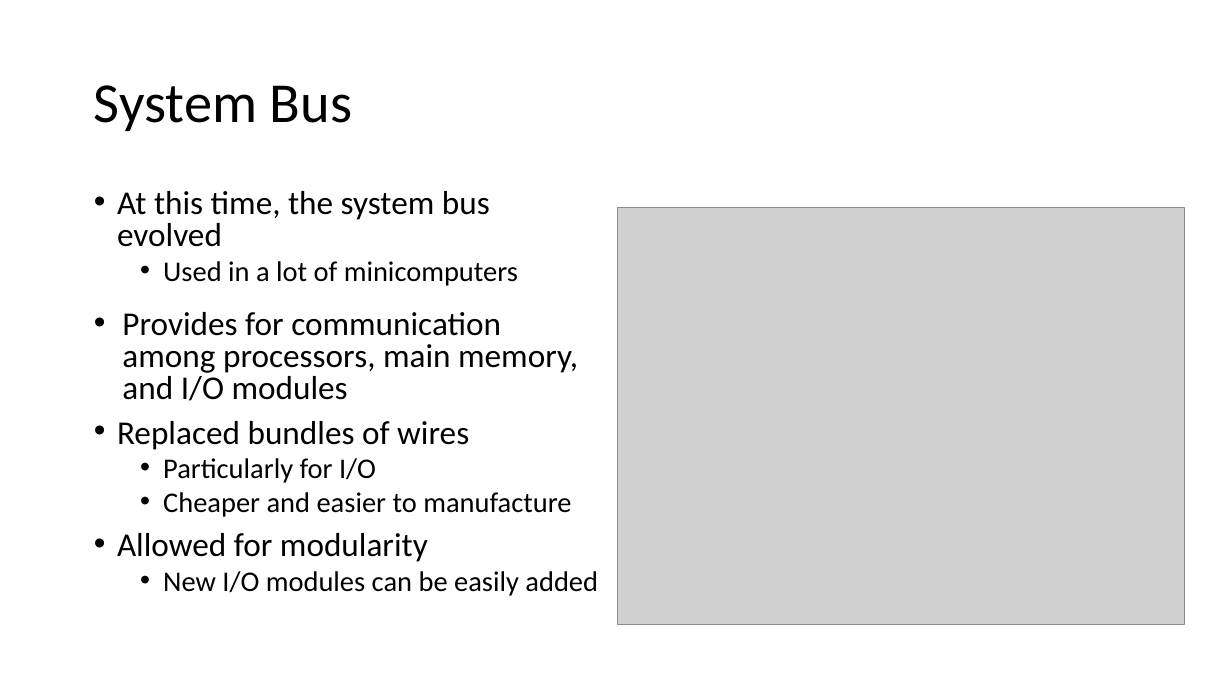
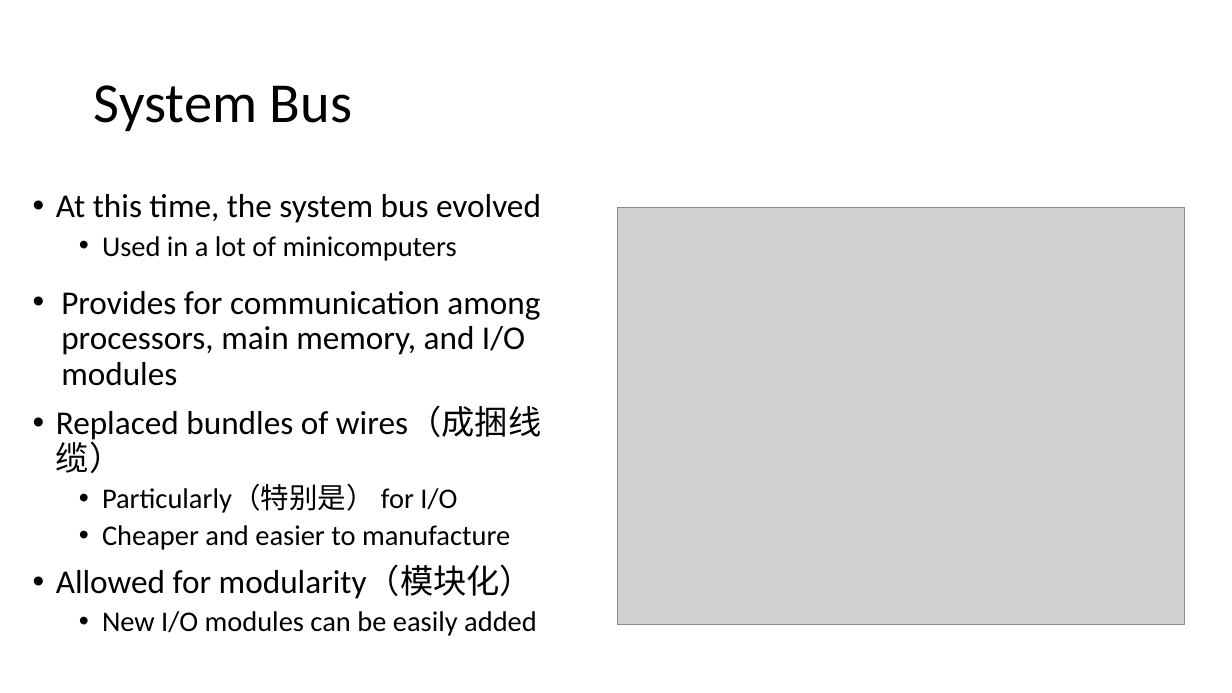
Before and after one commit to vcboy1/Leeds, a slide deck: slide 18 of 26fall/1860/Lecture/Week1/Lecture 1.1.2.pptx. Drawn at 1232x693 pixels with LibreOffice and Linux fonts; fonts in the diff are those of the drawing; grey boxes stand for pictures; background and template pictures are left out. Boxes give left, top, right and bottom in pixels: in the first picture for what was removed or moved away, otherwise in the second. Text is boxed around its words. In the diff, an @@ line names an element or a change of style, - is before the commit and + after.

```diff
--- a/26fall/1860/Lecture/Week1/Lecture 1.1.2.pptx
+++ b/26fall/1860/Lecture/Week1/Lecture 1.1.2.pptx
@@ text "At this time, the system ...": place and size @@
-text "At this time, the system ..." at <box>117,191,598,596</box>
+text "At this time, the system ..." at <box>56,194,541,636</box>
@@ text at <box>56,194,541,636</box>: line spacing 0.8 to 0.9 @@
@@ text at <box>56,407,541,513</box>: text changed @@
-• Replaced bundles of wires
-  • Particularly for I/O
+• Replaced bundles of wires（成捆线缆）
+  • Particularly（特别是） for I/O
@@ text at <box>56,566,533,599</box>: text changed @@
-• Allowed for modularity
+• Allowed for modularity（模块化）
```
Also in this commit, not shown: 5 other slides changed, 7 other files.
